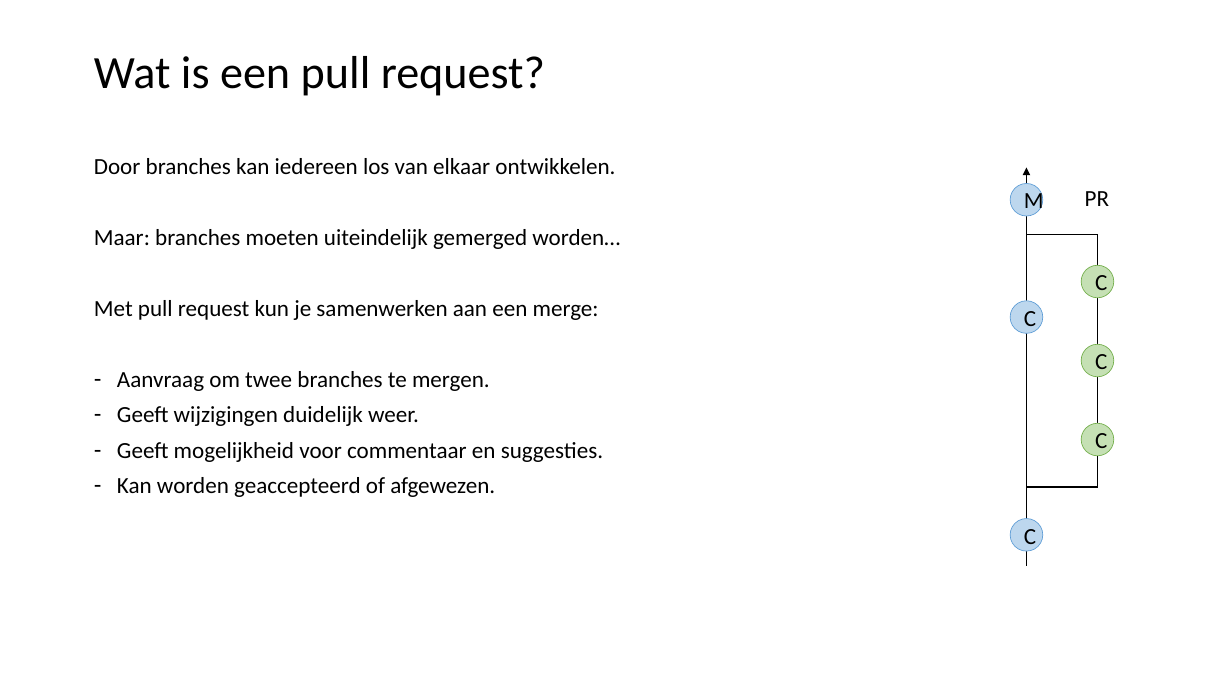
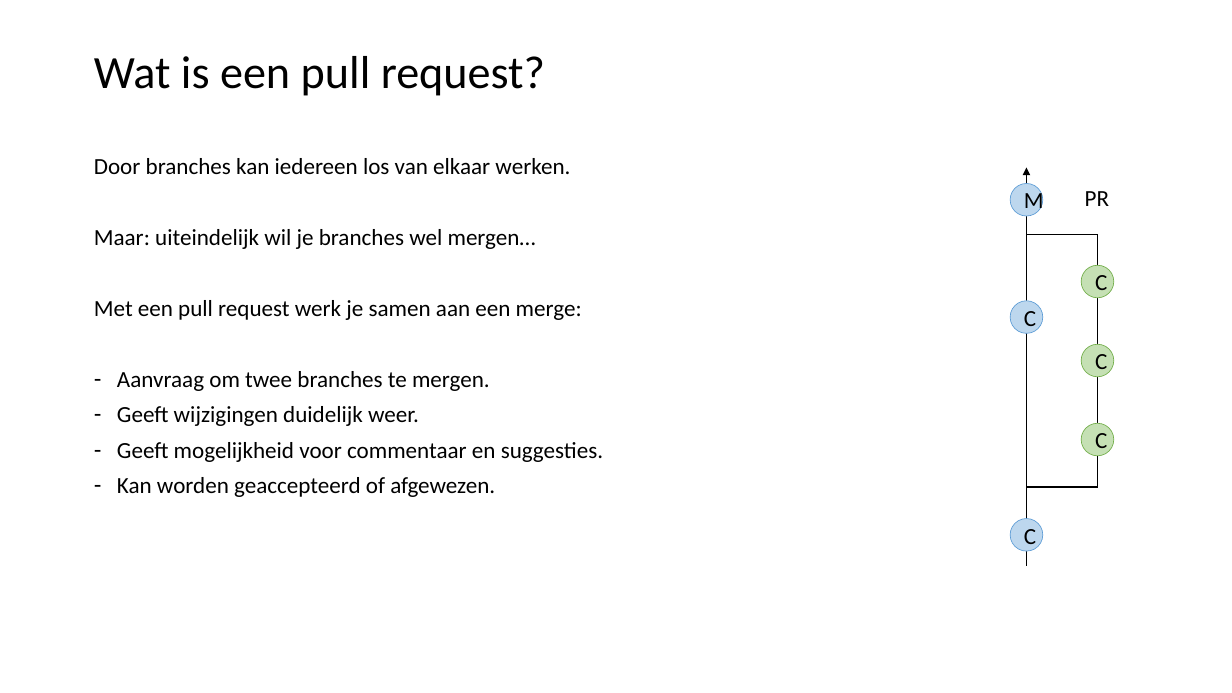
Before and after one commit to LFKoning/knowledge-sharing, a slide deck: slide 21 of git_course/2_collaboration/git_collaboration.pptx (slide 24 before the commit). Drawn at 1232x693 pixels with LibreOffice and Linux fonts; fonts in the diff are those of the drawing. Boxes give left, top, right and bottom in pixels: in the first picture for what was removed or moved away, otherwise in the second. Text is boxed around its words. In the diff, an @@ line names an element or a change of style, - is before the commit and + after.

```diff
--- a/git_course/2_collaboration/git_collaboration.pptx
+++ b/git_course/2_collaboration/git_collaboration.pptx
@@ text at [94, 158, 582, 320]: text changed @@
-Door branches kan iedereen los van elkaar ontwikkelen.
-Maar: branches moeten uiteindelijk gemerged worden…
-Met pull request kun je samenwerken aan een merge:
+Door branches kan iedereen los van elkaar werken.
+Maar: uiteindelijk wil je branches wel mergen…
+Met een pull request werk je samen aan een merge:
```
Also in this commit, not shown: 48 other slides changed, 7 slides added, 4 slides removed, 2 other files.
